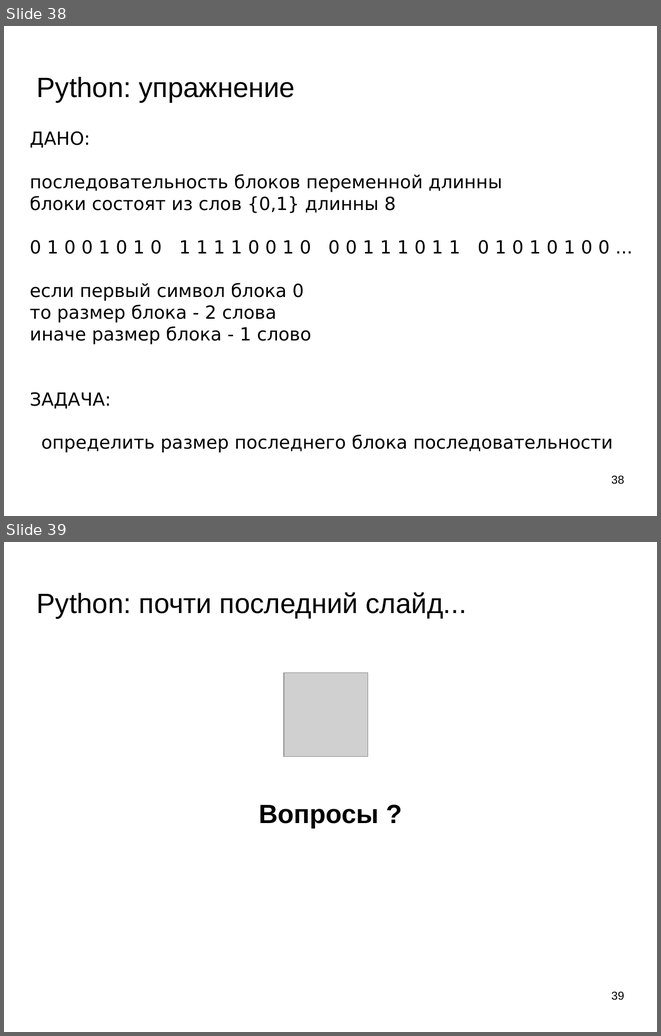
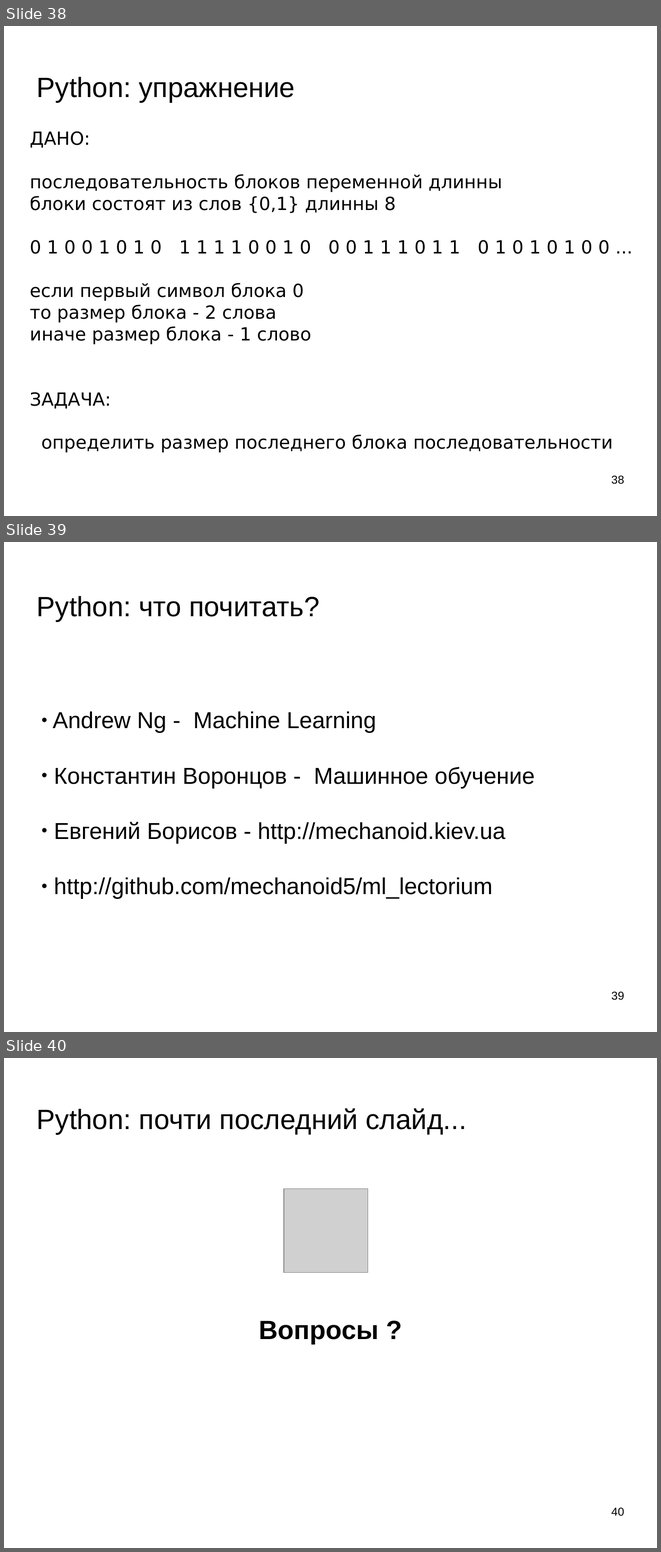
Before and after one commit to mechanoid5/ml_lectorium_legacy, a slide deck: 02-python.odp. Shown one above the other, each under a label of ours: slides 38 and 39 before the commit, slides 38, 39 and 40 after it. The pictures are 661x1036 and 661x1552 pixels, drawn with LibreOffice and Linux fonts; fonts in the diff are those of the drawing; grey boxes stand for pictures; background and template pictures are left out. Boxes give left, top, right and bottom in pixels: in the first picture for what was removed or moved away, otherwise in the second. Text is boxed around its words. In the diff, an @@ line names an element or a change of style, - is before the commit and + after.

```diff
--- a/02-python.odp
+++ b/02-python.odp
@@ slide 39 added at (4, 542, 657, 1032), background picture (left out) @@
@@ title added at (37, 596, 319, 622), 33.9 pt, text #000000 @@
+Python: что почитать?
@@ text added at (53, 711, 535, 899), 28 pt, text #000000 @@
+● Andrew Ng - Machine Learning
+● Константин Воронцов - Машинное обучение
+● Евгений Борисов - http://mechanoid.kiev.ua
+● http://github.com/mechanoid5/ml_lectorium
@@ page number added at (611, 991, 624, 1000), 14 pt, text #000000 @@
+39
@@ what was slide 39 is now slide 40 @@
@@ page number at (611, 1507, 624, 1516): text changed @@
-39
+40
```
Also in this commit, not shown: 2 other files.
